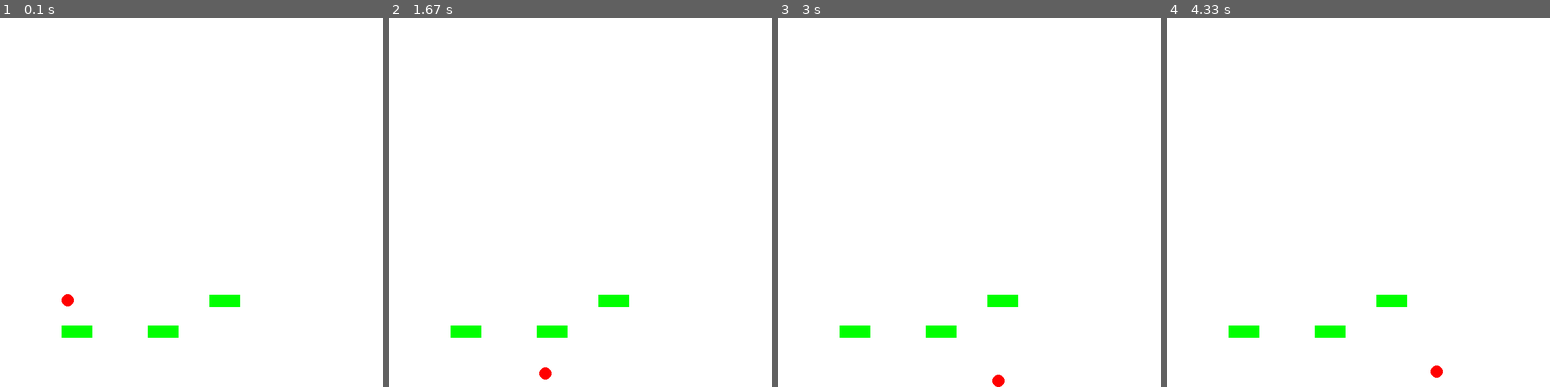
Above: before the commit, frames 1-4 (left to right).
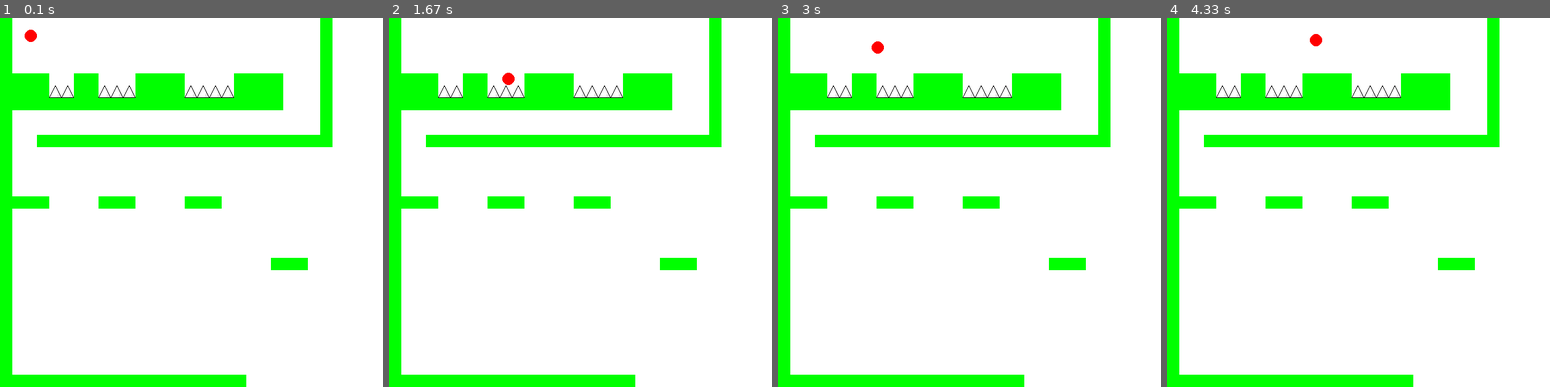
Above: after the commit, the same moments.

Repository: TeshShin/OpenGL_with_Pygame_programming
Game: pygame game, started from 개인프로젝트/bounceball.py
The game is run twice, just before and just after one commit, with the same random seed, the same clock (stepped at 60 frames per second) and the same inputs.
Inputs:
- Up to frame 1 (0.1 s): no input
- Up to frame 2 (1.67 s): hold Right 0.33-0.8 s; hold Right 0.83-1.3 s; hold Left from 1.33 s (still down)
- Up to frame 3 (3 s): release Left at 1.87 s; hold Right 2.33-2.97 s
- Up to frame 4 (4.33 s): hold Left 3-3.47 s; hold Right 3.5-3.97 s; hold Right from 4 s (still down)

The runs differ from the first frame. In frame 1, 16% of the frame differs, in the area x 0-87%, y 0-100%; in frame 2, 16%; in frame 3, 16%; in frame 4, 16%.

Commit message:
1스테이지 완료 및 2스테이지 제작중

Diff:
--- a/개인프로젝트/bounceball.py
+++ b/개인프로젝트/bounceball.py
@@ -1,9 +1,9 @@
 import pygame
 import sys
-
+import math
+from pygame.locals import *
 # 게임 초기화
 pygame.init()
-
 # 화면 크기 설정
 screen_width = 800
 screen_height = 600
@@ -14,88 +14,209 @@
 WHITE = (255, 255, 255)
 RED = (255, 0, 0)
 GREEN = (0, 255, 0)
-YELLOW = (255,255,0)
+YELLOW = (100,100,0)
+# 중력 가속도
+gravity = 0.6
+# 시간 설정
+clock = pygame.time.Clock()
+FPS = 60  # 시간당 프레임
 
 # 플레이어(공)의 초기 위치와 초기 속도 및 튀어오르는 속도 세팅
 class player:
     def __init__(self, x, y):
+        self.died = False
         self.pos = [x,y]
         self.radius = 10
         self.velocity = [0, 0]
         self.bouncing_velocity = -8
-        self.rect = pygame.Rect(self.pos[0] - self.radius, self.pos[1] - self.radius, self.radius * 2, self.radius * 2)
+        self.rect = pygame.Rect(0, 0, self.radius * 2, self.radius * 2)
+        self.rect.center = (x,y)
     def updatecollider(self):
-        self.rect = pygame.Rect(self.pos[0] - self.radius, self.pos[1] - self.radius, self.radius * 2, self.radius * 2)
+        self.rect.center = (self.pos[0], self.pos[1])
+
 
 class platform:
     def __init__(self, x, y, width, height):
-        self.pos = [x, y]
+        self.pos = [x,y]
+        self.rect = pygame.Rect(0, 0, width, height)
+        self.rect.center = (x, y)   # 중심점 기준 좌표로 위치 세팅
         self.width = width
         self.height = height
-        self.rect = pygame.Rect(self.pos[0], self.pos[1], self.width, self.height)
-    def updatecollider(self):
-        self.rect = pygame.Rect(self.pos[0], self.pos[1], self.width, self.height)
+
 
     def checkcollide(self, ball):
-        if self.rect.collidepoint(ball.rect.midright): # 왼쪽
+        if self.rect.collidepoint(ball.rect.midright): # 플랫폼 왼쪽에 부딪힐때
             ball.velocity[0] = -0.5
-        elif self.rect.collidepoint(ball.rect.midleft): # 오른쪽
+        elif self.rect.collidepoint(ball.rect.midleft): # 플랫폼 오른쪽에 부딪힐때
             ball.velocity[0] = 0.5
         elif self.rect.collidepoint(ball.rect.midtop) or self.rect.collidepoint(ball.rect.topleft) or self.rect.collidepoint(ball.rect.topright): # 플랫폼 아래쪽에 부딪힐때
             ball.pos[1] = self.rect.bottom + ball.radius
-            ball.velocity[1] = -ball.velocity[1]
-        elif self.rect.collidepoint(ball.rect.midbottom) or self.rect.collidepoint(ball.rect.bottomleft) or self.rect.collidepoint(ball.rect.bottomright): # 위쪽
+            if (ball.velocity[1] < 0):
+                ball.velocity[1] = -ball.velocity[1]
+        elif self.rect.collidepoint(ball.rect.midbottom) or self.rect.collidepoint(ball.rect.bottomleft) or self.rect.collidepoint(ball.rect.bottomright): # 플랫폼 위쪽에 부딪힐때
             ball.velocity[1] = ball.bouncing_velocity
 
-
-
-    # def checkcollide(self, ball):
-    #     if ball.pos[0] + ball.radius >= self.rect.left and  ball.pos[0] - ball.radius <= self.rect.left: #플랫폼 왼쪽에 부딪힐 때
-    #         ball.pos[0] = self.rect.left - ball.radius
-    #     elif ball.pos[1] - ball.radius >= self.rect.top and ball.pos[1] + ball.radius <= self.rect.top: # 플랫폼 위쪽에 부딪힐 때
-    #         ball.velocity[1] = ball.bouncing_velocity
-    #     elif ball.pos[1] + ball.radius and ball.pos[1] - ball.radius >= self.rect.bottom: # 플랫폼 아래쪽에 부딪힐 때
-    #         ball.pos[1] = self.rect.bottom + ball.radius
-    #         ball.velocity[1] = -ball.velocity[1]
-    #     elif ball.pos[0] - ball.radius <= self.rect.right and ball.pos[0] + ball.radius >= self.rect.right: # 플랫폼 오른쪽에 부딪힐 때
-    #         ball.pos[0] = self.rect.right + ball.radius
-
-    # def checkcollide(self, ball):
-    #     if self.rect.colliderect(ball.rect):
-    #         if ball.rect.bottom >= self.rect.top and ball.rect.top <= self.rect.top: # 플랫폼 위쪽에 부딪힐 때
-    #             ball.velocity[1] = ball.bouncing_velocity
-    #         elif ball.rect.top <= self.rect.bottom and ball.rect.bottom >= self.rect.bottom: # 플랫폼 아래쪽에 부딪힐 때
-    #             ball.pos[1] = self.rect.bottom + ball.radius
-    #             ball.velocity[1] = -ball.velocity[1]
-    #         elif ball.rect.right >= self.rect.left and ball.rect.left <= self.rect.left: #플랫폼 왼쪽에 부딪힐 때
-    #             ball.pos[0] = self.rect.left - ball.radius
-    #         elif ball.rect.left <= self.rect.right and ball.rect.right >= self.rect.right: # 플랫폼 오른쪽에 부딪힐 때
-    #             ball.pos[0] = self.rect.right + ball.radius
-
-
-
-
+class star:
+    def __init__(self, x, y):
+        self.pos = [x,y]
+        self.img = pygame.image.load('star.png')
+        self.rect = self.img.get_rect()
+        self.rect.center = (x, y)
+        self.touch = False
+
+    def checkcollide(self, ball):
+        if self.rect.colliderect(ball.rect):
+            self.touch = True
+            self.rect = Rect(0,0,0,0) # 충돌체 초기화
+            return True
+        else:
+            return False
+class spike:
+    def __init__(self, x, y):
+        self.pos = [x,y]
+        self.img = pygame.image.load('spike.png')
+        self.rect = self.img.get_rect()
+        self.rect.center = (x, y)
+    def checkcollide(self, ball):
+        if self.rect.colliderect(ball.rect):
+            return True
+        else:
+            return False
 
 # 플레이어 생성
-ball = player(110,450)
+ballinitx, ballinity = 110, 450
+ball = player(ballinitx, ballinity)
 # 플랫폼 생성
-# 플랫폼 사이 자연스러운 최대 길이차 = 140
+# 정사각형의 플랫폼(20,20) 사이 자연스러운 최대 길이차 = 100,
+# 50 높은 곳은 (이전 플랫폼의 x좌표 + 이전 플랫폼의 너비 - 20 + 80)
 ground_list = [
-    platform(100,500,50,20),
-    platform(240,500,50,20),
-    platform(340,450,50,20)
+    platform(70,460,20,100), # 왼쪽 벽
+    platform(100,500,80,20), # 첫 바닥
+    platform(200,500,60,20),
+    platform(300,500,60,20),
+    platform(420,500,60,20),
+    platform(550,500,60,20),
+    platform(710,500,60,20),
+    platform(740,460,20,100),
+
+    platform(100,80,20,100),
+    platform(130,80,40,20),
+    platform(160,80,20,100),    # H
+
+    platform(220,80,20,100),
+    platform(260,80,60,20),
+    platform(260,40,60,20),
+    platform(260,120,60,20),    # E
+
+    platform(340,80,20,100),
+    platform(380,120,60,20),    # L
+
+    platform(460,80,20,100),
+    platform(500,120,60,20),    # L
+
+    platform(580,80,20,100),
+    platform(620,120,80,20),
+    platform(650,80,20,100),
+    platform(620,40,80,20),     # O
+
+    platform(700, 60,20,60),
+    platform(700, 120, 20, 20)  # !
+
+
 ]
-
-# 중력 가속도
-gravity = 0.6
-
-# 시간 설정
-clock = pygame.time.Clock()
-FPS = 60  # 시간당 프레임
-
+star_list = [
+    star(300,420),
+    star(420,420),
+    star(550,420),
+    star(720,420)
+]
+spike_list = []
+goals = 0
+# 다른 스테이지부터 로드하고 싶다면
+stage = 2 # 스테이지 숫자를 바꾸고 (초기 1)
+loadstage = True # 로드 스테이지를 True로 하면 된다. (초기 False)
 # 게임 루프
 while True:
     clock.tick(FPS)  # 프레임 제한
+    # 공이 죽으면
+    if (ball.died):
+        if(abs(pygame.time.get_ticks() - diedtime) > 800): # 0.8초가 지나면 리스폰(get_ticks는 밀리초를 반환 1초는 1000밀리초)
+            ball.pos = [ballinitx, ballinity]
+            ball.updatecollider()
+            ball.died = False
+            goals = 0
+            print('초기화')
+            for star in star_list:
+                if star.touch: # 죽기 전에 먹은 별들 다시 초기화
+                    star.touch = False
+                    star.rect = Rect(0,0,20,20)
+                    star.rect.center = star.pos[0], star.pos[1]
+
+
+    # 스테이지 1 종료
+    if (goals == len(star_list) and stage == 1 and not loadstage):
+        endtime = pygame.time.get_ticks()
+        loadstage = True
+        print('종료중')
+    # 스테이지 2로 초기화
+    if (stage == 1 and loadstage):
+        if(abs(pygame.time.get_ticks() - endtime) > 800):
+            stage += 1
+    if (stage == 2 and loadstage): # 스테이지 2 맵세팅
+        ground_list.clear()
+        star_list.clear()
+        goals = 0
+        ballinitx, ballinity = 50, 20
+        ball.pos = [ballinitx, ballinity]
+        ball.velocity = [0, 0]
+        ground_list = [
+            platform(10,300,20,600),
+
+            platform(50,110,60,40),
+            platform(140,110,40,40),
+            platform(260,110,80,40),
+            platform(420,120,80,60),
+
+            platform(530,90,20,200),
+            platform(300,200,480,20), #_l
+
+            platform(220,140,440,20),
+
+            platform(50,300,60,20),
+            platform(190,300,60,20),
+            platform(330,300,60,20),
+
+            platform(470,400,60,20),
+
+
+            platform(200,590,400,20)
+        ]
+
+        spike_list = [
+            spike(90,120),
+            spike(110,120),
+
+            spike(170,120),
+            spike(190,120),
+            spike(210,120),
+
+            spike(310,120),
+            spike(330,120),
+            spike(350,120),
+            spike(370,120),
+
+
+
+
+        ]
+
+
+        loadstage = False
+
+
+
+
+
 
     for event in pygame.event.get():
         if event.type == pygame.QUIT:
@@ -121,38 +242,64 @@
         #     if event.key == pygame.K_RIGHT:
         #         ball.velocity[0] = 0
 
-    # 공에 중력 가하기
-    ball.velocity[1] += gravity
+    # 공에 중력 가하기(중력에 의해 가해진 속도 최대치 한정하기)
+    # 속도가 너무 커지면 위치가 큰 값으로 순간이동하기 때문에 콜리전 측정 등이 이상해짐.
+    # 8로 정한 이유는 플랫폼들의 두께가 보통 20이기 때문에 2프레임이 지나도 16의 위치가 변하는 것이므로
+    # 충돌 판정이 스킵되지 않을 것이라고 생각했다.
+    if (ball.velocity[1] < 8):
+        ball.velocity[1] += gravity
+
+
+
     # 플랫폼과 플레이어(공)와의 콜리전 판정
     for ground in ground_list:
         ground.checkcollide(ball)
-
-
-
-     # 공 움직이기
-    ball.pos[0] += ball.velocity[0]
-    ball.pos[1] += ball.velocity[1]
-
-  # 물체의 움직임에 따른 콜라이더 업데이트
-    ball.updatecollider()
+    # 별과 플레이어와의 콜리전 판정
+    for star in star_list:
+        if star.checkcollide(ball):
+            goals += 1
+            print('닿음')
+    # 가시와 플레이어와의 콜리전 판정
+    for spike in spike_list:
+        if spike.checkcollide(ball) and not ball.died:
+            diedtime = pygame.time.get_ticks()  # 리스폰까지의 딜레이를 위한 시간 측정
+            ball.died = True
+            print('가시 닿음')
+
+    # <주의> 공 움직이는 것은 콜리전 판정 이후에 있어야함!!
+    if not ball.died:
+        # 공 움직이기
+        ball.pos[0] += ball.velocity[0]
+        ball.pos[1] += ball.velocity[1]
+        # 물체의 움직임에 따른 콜라이더 업데이트
+        ball.updatecollider()
 
 
 
 
     # 화면 가장자리와 공의 콜리젼
-    if ball.pos[0] - ball.radius <= 0 or ball.pos[0] + ball.radius >= 800:
-        ball.velocity[0] = -ball.velocity[0]
-    if ball.pos[1] + ball.radius >= 600:
-        ball.pos[1] = 600 - ball.radius
-        ball.velocity[1] = ball.bouncing_velocity
+    # 플레이어가 화면 바깥으로 나가면 죽음
+    if (ball.pos[1] + ball.radius >= 600) and not ball.died:
+        diedtime = pygame.time.get_ticks()  # 리스폰까지의 딜레이를 위한 시간 측정
+        ball.died = True
 
     # 화면 클리어
     screen.fill(WHITE)
-
     # 플랫폼 그리기
     for ground in ground_list:
-        pygame.draw.rect(screen, GREEN, (int(ground.pos[0]), int(ground.pos[1]), ground.width, ground.height))
+        pygame.draw.rect(screen, GREEN, ground.rect)
+
+    # 별 그리기
+    for star in star_list:
+        if not star.touch:
+            screen.blit(star.img, star.rect)
+    # 가시 그리기
+    for spike in spike_list:
+        screen.blit(spike.img, spike.rect)
+
     # 공그리기
-    pygame.draw.circle(screen, RED, (int(ball.pos[0]), int(ball.pos[1])), ball.radius)
+    if not ball.died:
+        pygame.draw.circle(screen, RED, (int(ball.pos[0]), int(ball.pos[1])), ball.radius)
+
     # 화면 업데이트하기
     pygame.display.flip()
Binary file added: 개인프로젝트/spike.png
Binary file added: 개인프로젝트/star.png
